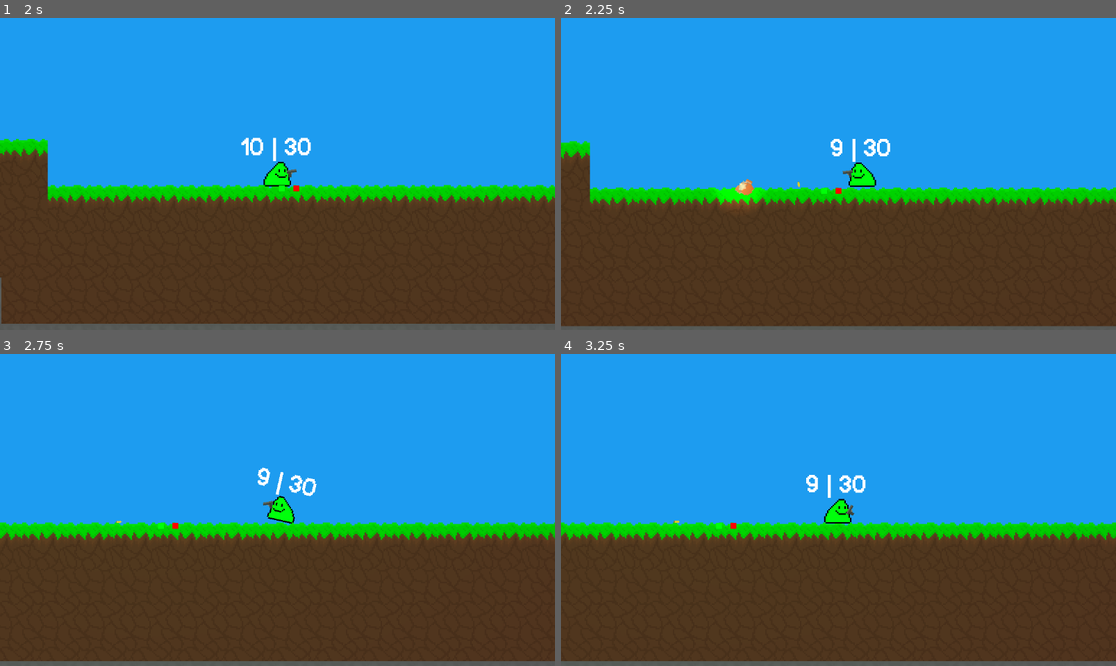
Above: before the commit, frames 1-4 (two rows, left to right).
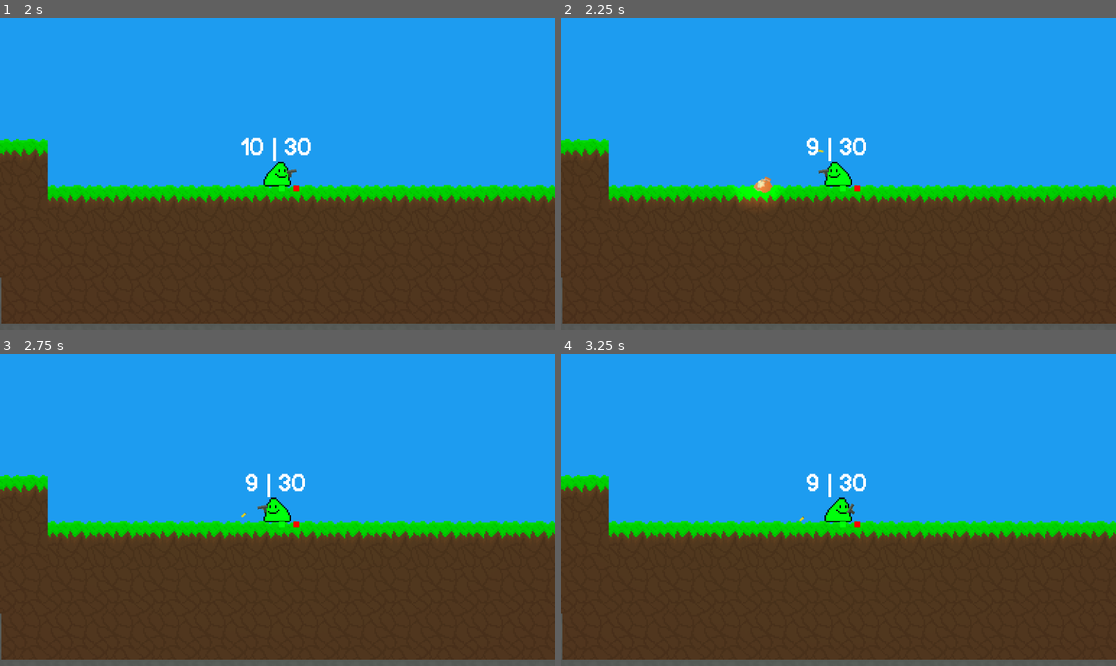
Above: after the commit, the same moments.

Repository: a0fefd/blobs-with-guns-remastered
Game: Godot game, scene res://scenes/levels/start_menu.tscn
Two runs of this game, one before a commit and one after it. Both use one fixed random seed, a clock stepped at 60 frames per second and the inputs below.
Inputs (mouse positions are in pixels of both pictures, inside the frame that each line leads up to):
- Up to frame 1 (2 s): click "Play" at 0.5 s; move the mouse to (399, 158) at 1.27 s; hold F (focus) from 1.28 s (still down)
- Up to frame 2 (2.25 s): move the mouse to (727, 189) at 2.02 s; release F (focus) at 2.03 s; click (727, 189) at 2.1 s
- Up to frame 3 (2.75 s): tap F (focus) at 2.3 s
- Up to frame 4 (3.25 s): move the mouse to (894, 441) at 2.77 s; hold F (focus) from 2.78 s (still down)

Frame 1 is identical in both runs. In frame 2, 5.2% of the frame differs, in the area x 0-100%, y 38-99%; in frame 3, 4.4%; in frame 4, 4.3%.

Commit message:
Fix shell ejection and other adjustments

Diff:
--- a/scenes/guns/variants/pistol.tscn
+++ b/scenes/guns/variants/pistol.tscn
@@ -3,3 +3,4 @@
 [ext_resource type="PackedScene" uid="uid://n1eghj4te88a" path="res://scenes/guns/gun.tscn" id="1_8mlyg"]
 
 [node name="Pistol" instance=ExtResource("1_8mlyg")]
+recoil = 0
--- a/scenes/levels/test1.tscn
+++ b/scenes/levels/test1.tscn
@@ -6,7 +6,6 @@
 [ext_resource type="PackedScene" uid="uid://n5o0ehci0ads" path="res://scenes/blobs/player.tscn" id="2_w43ob"]
 [ext_resource type="PackedScene" uid="uid://ct8nn45vsgx4t" path="res://scenes/blobs/enemy.tscn" id="3_i84a4"]
 [ext_resource type="PackedScene" uid="uid://ba5gc27qsv2e0" path="res://scenes/guns/pickup.tscn" id="4_emd5w"]
-[ext_resource type="PackedScene" uid="uid://cqfw6jyyjigko" path="res://scenes/blobs/blob_gore.tscn" id="6_cya1b"]
 [ext_resource type="PackedScene" uid="uid://mw5josbbakqx" path="res://scenes/guns/variants/pistol.tscn" id="6_wu1vq"]
 [ext_resource type="Texture2D" uid="uid://galc2r4gpkdi" path="res://sprites/guns/guns.png" id="7_smtc6"]
 
@@ -27,17 +26,9 @@
 
 [node name="Enemy" parent="." instance=ExtResource("3_i84a4")]
 position = Vector2(767, -86)
-reaction_time = 200
-max_velocity = 500
-hp_max = 1.0
-gore_particles = ExtResource("6_cya1b")
 
 [node name="Enemy2" parent="." instance=ExtResource("3_i84a4")]
 position = Vector2(546, -51)
-reaction_time = 200
-max_velocity = 500
-hp_max = 1.0
-gore_particles = ExtResource("6_cya1b")
 
 [node name="Starting Weapon Drop" parent="." instance=ExtResource("4_emd5w")]
 position = Vector2(0, -739)
--- a/scripts/blob/enemy_blob.gd
+++ b/scripts/blob/enemy_blob.gd
@@ -33,7 +33,7 @@
 
 	if (held_weapon != null):
 		# setting up the held weapon
-		var weapon = held_weapon.instantiate()
+		weapon = held_weapon.instantiate()
 		gun_pos.add_child(weapon) # put the weapon into the "hand" of the blob
 		weapon.hide()
 		weapon.world = world # make the instance actually exist in the world
@@ -42,7 +42,7 @@
 		weapon.equip()
 
 
-func _process(delta):
+func _process(_delta):
 	$ColorRect.set_global_position(raycast.get_target_position())
 	$ColorRect2.set_global_position(raycast.get_collision_point())
 	weapon = $GunPos.get_child(0) if $GunPos.get_child_count() > 0 else null
--- a/scripts/blob/player.gd
+++ b/scripts/blob/player.gd
@@ -33,9 +33,11 @@
 	if Input.is_action_pressed("focus") or radial_inventory.visible:
 		Engine.time_scale = focus_time_scale
 		AudioServer.playback_speed_scale = focus_time_scale
+		#Engine.set_physics_ticks_per_second(60 * focus_time_scale)
 	else:
 		Engine.time_scale = 1
 		AudioServer.playback_speed_scale = 1
+		#Engine.set_physics_ticks_per_second(60)
 
 	if Input.is_action_just_pressed("next_gun"):
 		if equipped_gun == guns[-1]:
--- a/scripts/gun/gun.gd
+++ b/scripts/gun/gun.gd
@@ -46,7 +46,7 @@
 	ammo_in_mag = mag_size
 
 
-func _process(_delta):
+func _process(delta):
 	shotgun_check = true if name == "Shotgun" else false
 
 	player_pos = world.find_child("Player").global_position
@@ -66,18 +66,15 @@
 				reload()
 
 
-
 func eject_shell():
 	var shell_inst = shell.instantiate()
 	world.add_child(shell_inst)
 	shell_inst.global_transform = shell_pos.global_transform
-
 	facing = parent.scale
-
 	if facing.x == Vector2.RIGHT.x:
-		shell_inst.apply_force(eject_force.rotated(global_rotation), Vector2(shell_spin, 0).rotated(global_rotation))
+		shell_inst.apply_force(eject_force.rotated(global_rotation)*1/Engine.time_scale, Vector2(shell_spin, 0).rotated(global_rotation))
 	elif facing.x == Vector2.LEFT.x:
-		shell_inst.apply_force(eject_force.rotated(-global_rotation), Vector2(shell_spin, 0).rotated(-global_rotation))
+		shell_inst.apply_force(-eject_force.rotated(global_rotation)*1/Engine.time_scale, Vector2(shell_spin, 0).rotated(-global_rotation))
 
 
 func create_bullet(angle: float = 0):
--- a/scripts/gun/shell_manager.gd
+++ b/scripts/gun/shell_manager.gd
@@ -5,7 +5,7 @@
 
 var shells := []
 
-func _process(delta):
+func _process(_delta):
 	if shells.size() > max_shells:
 		shells[0].queue_free()
 		shells.remove_at(0)
--- a/scripts/levels/menu/start_menu.gd
+++ b/scripts/levels/menu/start_menu.gd
@@ -1,11 +1,4 @@
 extends Node2D
-
-func _ready():
-	pass
-
-
-func _process(delta):
-	pass
 
 
 func _on_start_button_pressed():
Not shown: 1 places in scenes/levels/test1.tscn that only renumber resources
